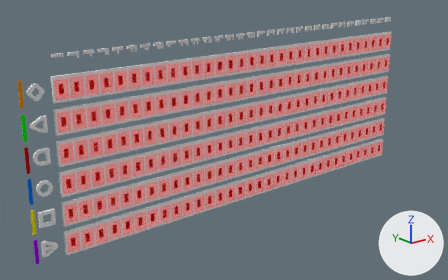
The Blender file blender_models/Machines/Keys Panel.blend, before and after one commit.
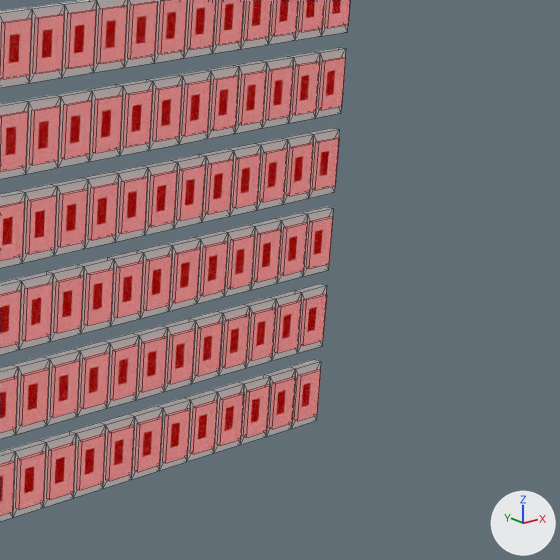
Each version appears first whole from a 50 mm camera at (-3.052, -3.443, 2.513) aimed at (-0.148, 0.187, 1.061), and next in a close-up on the part from 66% to 100% of the width and 15% to 69% of the height. Lighting does not change. The marker at lower right points along +X, +Y and +Z. The close-ups show mesh edges as thin lines.

The first close-up shows 'IN.020', 'IN.021', 'IN.022', 'IN.023', 'IN.024', 'IN.053', 'IN.054', 'IN.085', 'IN.118', 'IN.119', 'IN.120', 'IN.149'.
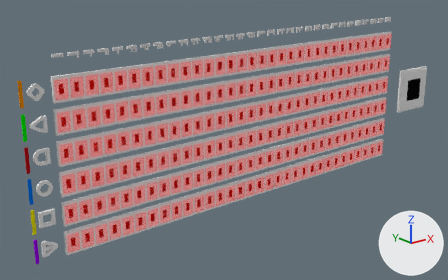
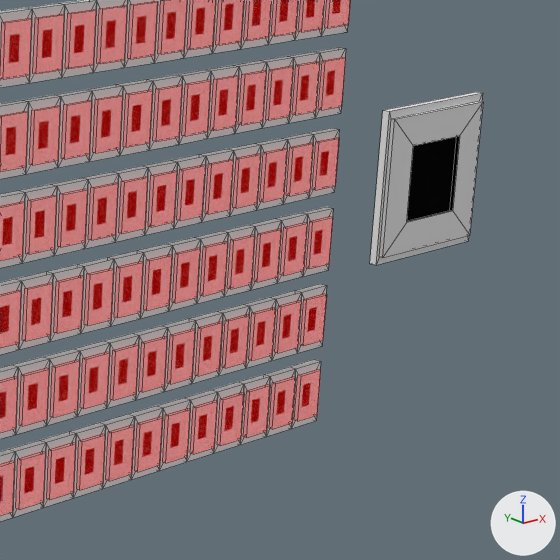
Edits to the bpy script that builds the scene:
```text
Add me_cube_001:
    me_cube_001.from_pydata(...)  # 24 vertices, 22 faces; spans x -0.2..0.2, y -0.03..0.0, z -0.2..0.2
    # faces by material slot: [17, 5]
    me_cube_001.materials.append(mat_paperdark)  # its picture is missing
    me_cube_001.materials.append(mat_darkness)  # black #0a0a0a
Add ob_cubebox:
    ob_cubebox = bpy.data.objects.new('CubeBox', me_cube_001)
    ob_cubebox.location = (2.0, 0.0, 1.2)
```

Changed parts and their boxes [x1, y1, x2, y2] in the close-ups (560 x 560 px):
'CubeBox', added
    after: [370, 92, 483, 265]
    faces in mat_paperdark (its picture is missing): [370, 92, 483, 265]
    faces in mat_darkness (black #0a0a0a): [407, 136, 460, 222]
